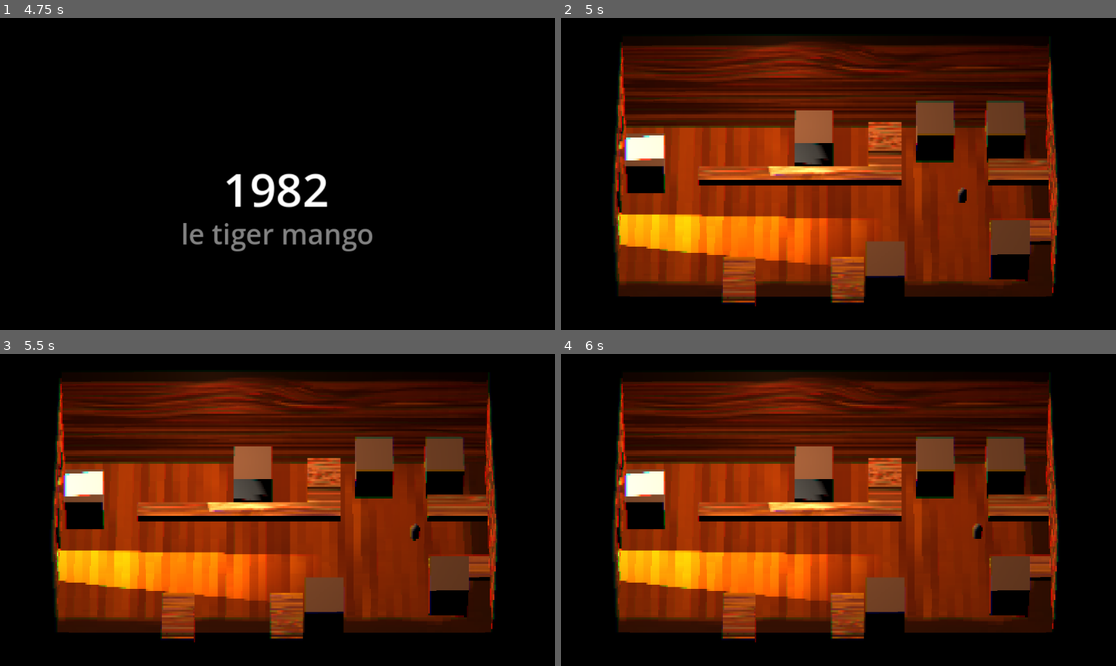
Above: before the commit, frames 1-4 (two rows, left to right).
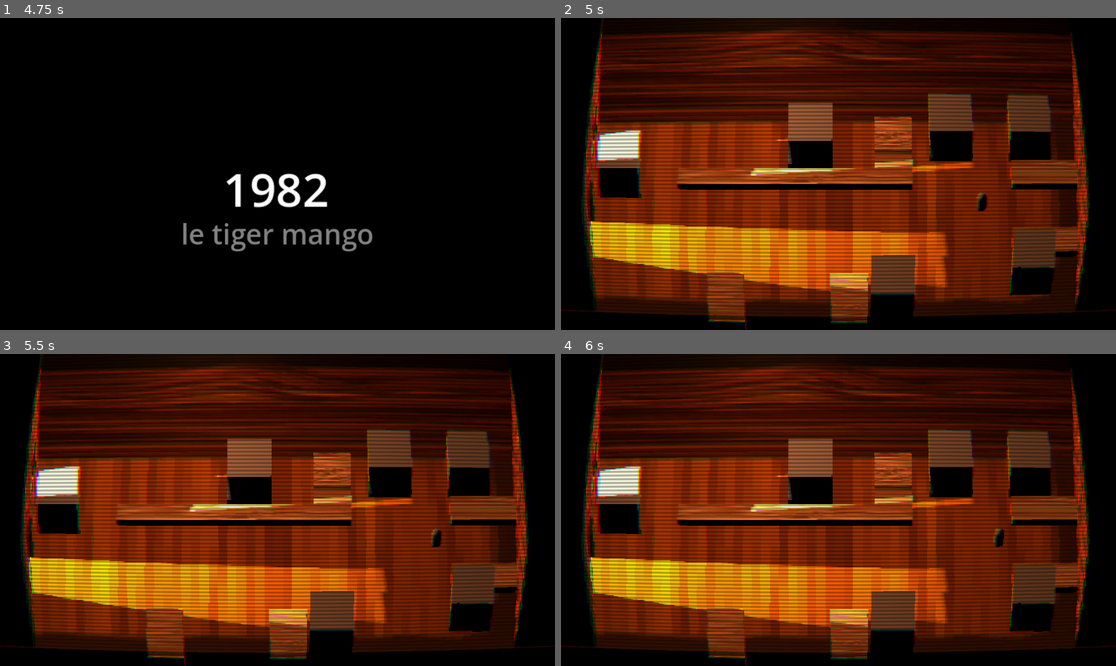
Above: after the commit, the same moments.

Repository: DaadfroGG/gamejam53
Game: Godot game, scene res://start_screen.tscn
Same seed, same stepped clock (60 frames per second), same inputs: the game is played once before the commit and once after it.
Inputs (mouse positions are in pixels of both pictures, inside the frame that each line leads up to):
- Up to frame 1 (4.75 s): tap Enter at 0.5 s; drag from (277, 174) to (333, 105) at 0.52 s; click "PLAY" at 1.25 s; drag from (166, 189) to (249, 236) at 2.02 s; move the mouse to (333, 105) at 2.77 s; hold Right (right) 2.78-3.5 s; drag from (249, 236) to (111, 127) at 3.52 s; move the mouse to (444, 220) at 4.27 s; hold Left (left) from 4.28 s (still down)
- Up to frame 2 (5 s): keep holding Left (left)
- Up to frame 3 (5.5 s): release Left (left) at 5 s; drag from (111, 463) to (194, 432) at 5.02 s
- Up to frame 4 (6 s): move the mouse to (866, 510) at 5.77 s; hold Down (down) from 5.78 s (still down); click (866, 510) at 5.92 s

Frame 1 is identical in both runs. In frame 2, 58% of the frame differs, in the area x 0-100%, y 0-100%; in frame 3, 58%; in frame 4, 58%.

Commit message:
added ezoifadoifz

Diff:
--- a/debug.gdshader
+++ b/debug.gdshader
@@ -3,6 +3,8 @@
 uniform vec2 pixel_size = vec2(8.0, 4.0);       // Size of each pixel block
 uniform float aberration_amount = 0.005;        // Max chromatic offset at edges
 uniform float bulge_strength = 0.3;             // Positive for bulge, negative for pinch
+uniform float scanline_intensity = 0.4;         // How dark scanlines get (0 = no effect, 1 = full black)
+uniform float scanline_size = 2.0;              // Scanline height in pixels (higher = thicker scanlines)
 
 void fragment() {
     vec2 resolution = vec2(textureSize(TEXTURE, 0));
@@ -28,5 +30,13 @@
     float g = texture(TEXTURE, block_uv).g;
     float b = texture(TEXTURE, block_uv - shift).b;
 
-    COLOR = vec4(r, g, b, 1.0);
+    vec4 color = vec4(r, g, b, 1.0);
+
+    // CRT scanline effect with bulge deformation:
+    // Use distorted_uv.y instead of UV.y to deform scanlines with bulge
+    float scanline = sin(distorted_uv.y * resolution.y / scanline_size * 3.14159);
+
+    float brightness_mod = mix(1.0, 1.0 - scanline_intensity, (scanline * 0.5 + 0.5));
+
+    COLOR = color * brightness_mod;
 }
--- a/debug.tscn
+++ b/debug.tscn
@@ -34,9 +34,11 @@
 
 [sub_resource type="ShaderMaterial" id="ShaderMaterial_e0a3d"]
 shader = ExtResource("4_obyai")
-shader_parameter/pixel_size = Vector2(3, 4)
-shader_parameter/aberration_amount = 0.005
-shader_parameter/bulge_strength = 0.02
+shader_parameter/pixel_size = Vector2(3, 3)
+shader_parameter/aberration_amount = 0.008
+shader_parameter/bulge_strength = 0.2
+shader_parameter/scanline_intensity = 0.2
+shader_parameter/scanline_size = 4.0
 
 [sub_resource type="ViewportTexture" id="ViewportTexture_txpwr"]
 viewport_path = NodePath("SubViewport")
@@ -44,6 +46,7 @@
 [node name="Debug" type="Node3D"]
 
 [node name="SubViewport" type="SubViewport" parent="."]
+canvas_item_default_texture_filter = 0
 script = ExtResource("1_txpwr")
 
 [node name="Player" parent="SubViewport" instance=ExtResource("1_1uwqr")]
@@ -96,7 +99,7 @@
 size = Vector3(1.97493, 11.6281, 1.30914)
 
 [node name="Camera3D" type="Camera3D" parent="SubViewport"]
-transform = Transform3D(1, 0, 0, 0, 0.707107, 0.707107, 0, -0.707107, 0.707107, -13.0007, 335.805, 330.595)
+transform = Transform3D(1, 0, 0, 0, 0.707107, 0.707107, 0, -0.707107, 0.707107, -13.0007, 286.58, 280.967)
 fov = 4.0
 size = 30.0
 
@@ -208,7 +211,7 @@
 size = Vector3(0.221019, 1.24289, 0.612256)
 
 [node name="OmniLight3D2" type="SpotLight3D" parent="SubViewport"]
-transform = Transform3D(0.101614, 0.334777, -0.936803, 0.0205586, 0.940769, 0.338425, 0.994612, -0.053648, 0.0887127, -80.3668, 14.1249, -0.0727971)
+transform = Transform3D(0.103448, 0.457298, -0.883277, 0.0068179, 0.887694, 0.460383, 0.994612, -0.053648, 0.0887127, -67.3385, 12.704, -0.0727971)
 light_color = Color(0.790125, 0.742766, 0.68079, 1)
 light_indirect_energy = 2.0
 light_specular = 0.015
@@ -219,16 +222,20 @@
 distance_fade_length = 11.1
 spot_range = 73.7848
 spot_attenuation = -1.0
-spot_angle = 16.5128
+spot_angle = 23.8541
 spot_angle_attenuation = 1.03526
 
 [node name="TextureRect" type="TextureRect" parent="."]
 texture_filter = 1
 material = SubResource("ShaderMaterial_e0a3d")
-offset_left = -1.0
-offset_right = 511.0
-offset_bottom = 512.0
+anchors_preset = 15
+anchor_right = 1.0
+anchor_bottom = 1.0
+grow_horizontal = 2
+grow_vertical = 2
 texture = SubResource("ViewportTexture_txpwr")
+expand_mode = 3
+stretch_mode = 5
 script = ExtResource("5_16g7q")
 
 [node name="Control" type="Control" parent="." node_paths=PackedStringArray("tmp")]
--- a/texture_rect.gd
+++ b/texture_rect.gd
@@ -8,5 +8,4 @@
 
 # Called every frame. 'delta' is the elapsed time since the previous frame.
 func _process(delta: float) -> void:
-	size = get_parent().get_viewport().size
 	pass
